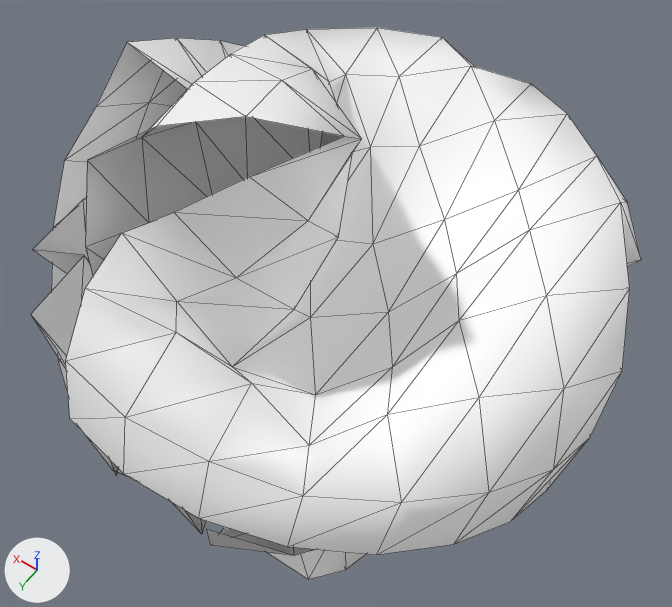
One commit to the glTF model EverythingLibraryBrowser/models/furnishings/furnishings-trash-crumplednapkin/furnishings-trash-crumplednapkin_v2.glb: the scene before it, then after it.
Both versions are drawn from a 50 mm lens placed at (-0.0591, 0.084, 0.1684), pointed at (-0.0018, 0.0039, 0.0425). Arrows for +X, +Y and +Z are at lower left; the lights stay in place. The first picture is the older version. Mesh edges are drawn as thin lines.

Names of what the first picture shows: 'CrumpledNapkin_v2'.
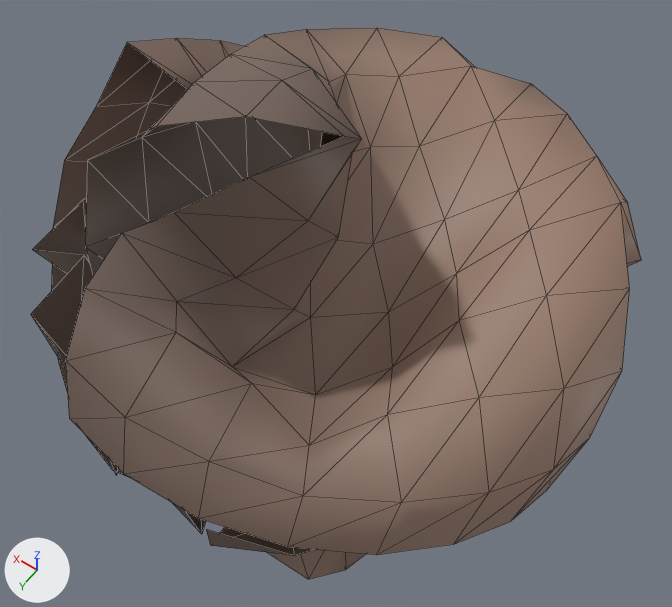
The newer file is also turned or shifted as a whole; pictures and numbers use the older file's frame.

What differs and where, as boxes [x1, y1, x2, y2] in the pictures (672 x 607 px):
part 1 of me_mesh_002, recoloured (white to brown): [31, 28, 641, 579] in both

The change, as a list of edits to the scene's bpy script:
```text
Change me_mesh_002:
    where me_mesh_002.from_pydata(...)  # 256 vertices, 450 faces; spans x -0.0487..0.0487, y -0.0503..0.0503, z 0.0..0.0917
    used by ob_crumplednapkin_v2; location = (0.0, 0.0, 0.0)
    me_mesh_002 part 1: 450 faces centred in x -0.0481..0.0472, y -0.0491..0.0487, z 0.0018..0.0904 are repainted in the vertex colours; the middle colour goes from white #ffffff to brown #8e7567
```
